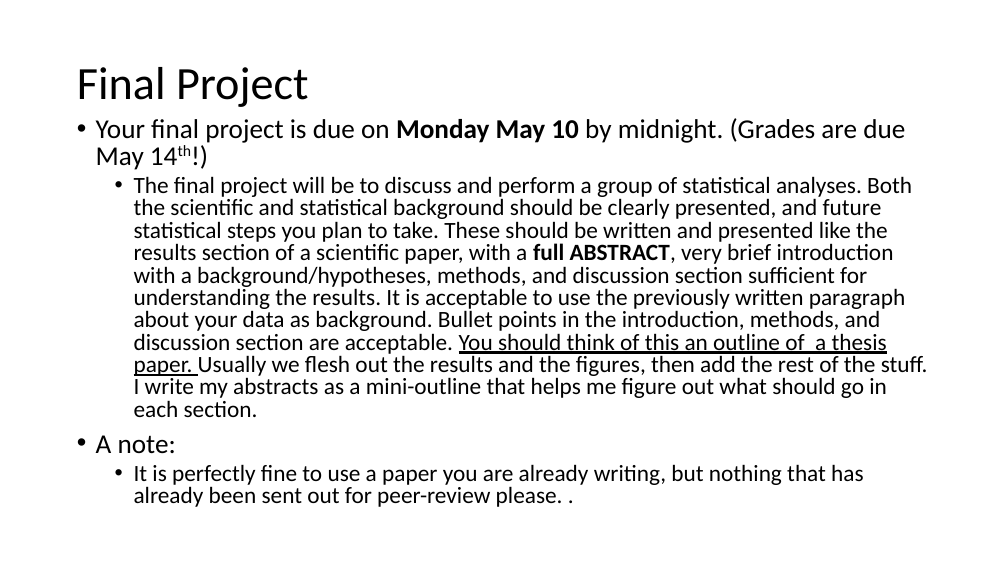
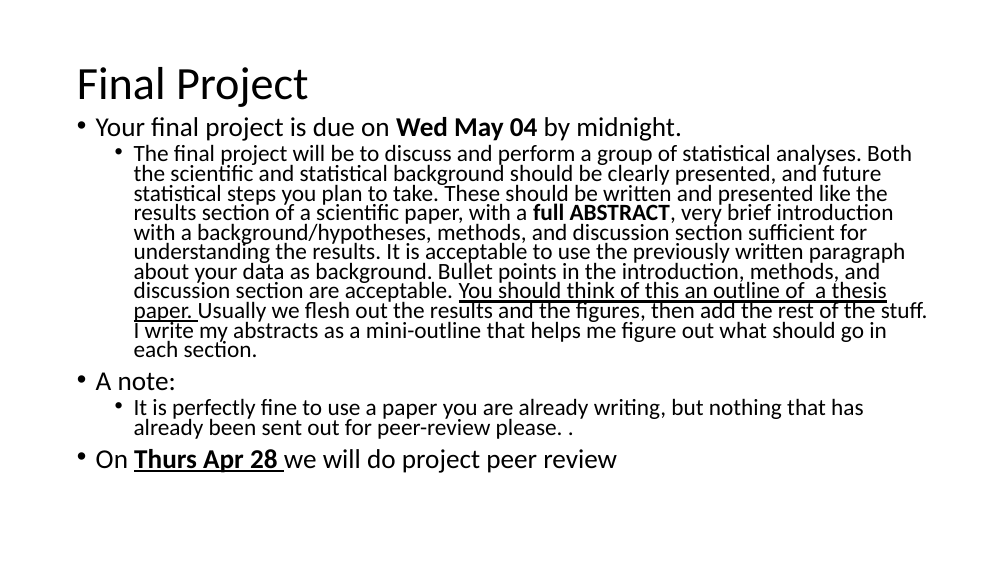
Before and after one commit to VTQuantMethodsEEB/klangwig, a slide deck: slide 3 of lectures/week_10_glms/le10_glms.pptx (slide 4 before the commit). Drawn at 1008x567 pixels with LibreOffice and Linux fonts; fonts in the diff are those of the drawing. Boxes give left, top, right and bottom in pixels: in the first picture for what was removed or moved away, otherwise in the second. Text is boxed around its words. In the diff, an @@ line names an element or a change of style, - is before the commit and + after.

```diff
--- a/lectures/week_10_glms/le10_glms.pptx
+++ b/lectures/week_10_glms/le10_glms.pptx
@@ text at (96, 117, 682, 141): text changed @@
-• Your final project is due on Monday May 10 by midnight. (Grades are due May 14th!)
+• Your final project is due on Wed May 04 by midnight.
@@ text at (96, 144, 928, 439): line spacing 0.8 to 0.7 @@
@@ text at (96, 449, 617, 473): paragraph added @@
+• On Thurs Apr 28 we will do project peer review
```
Also in this commit, not shown: 3 other slides changed, 3 slides added, 1 slide removed, 31 other files.
